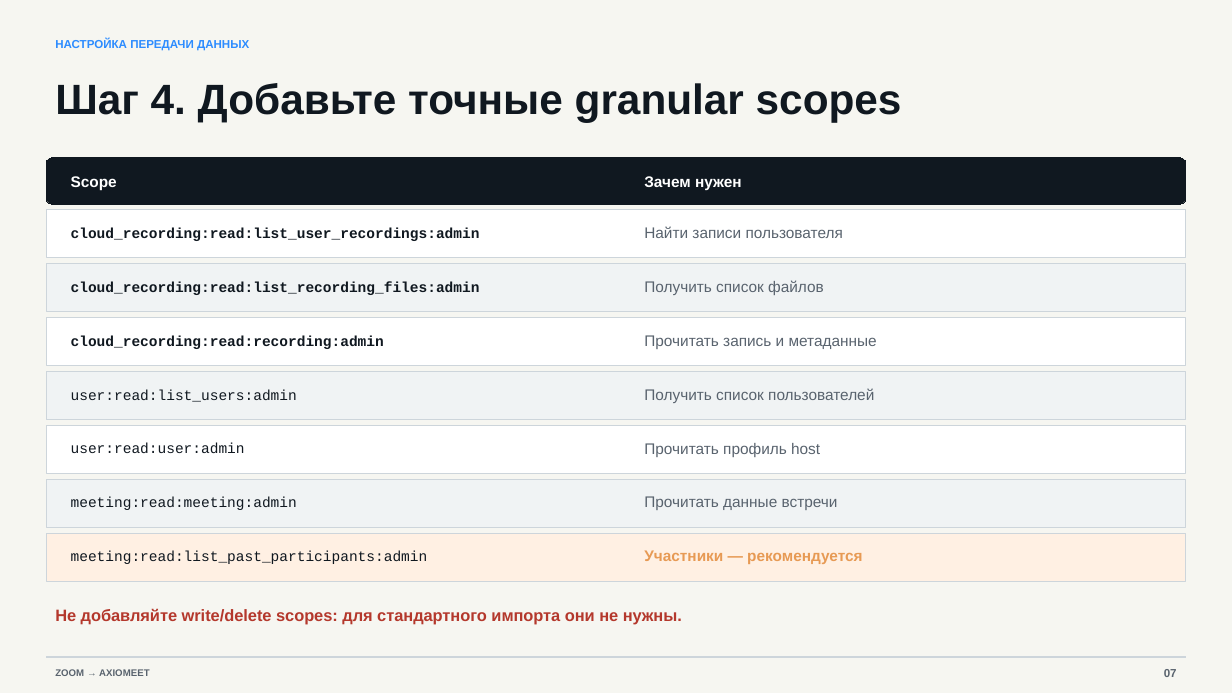
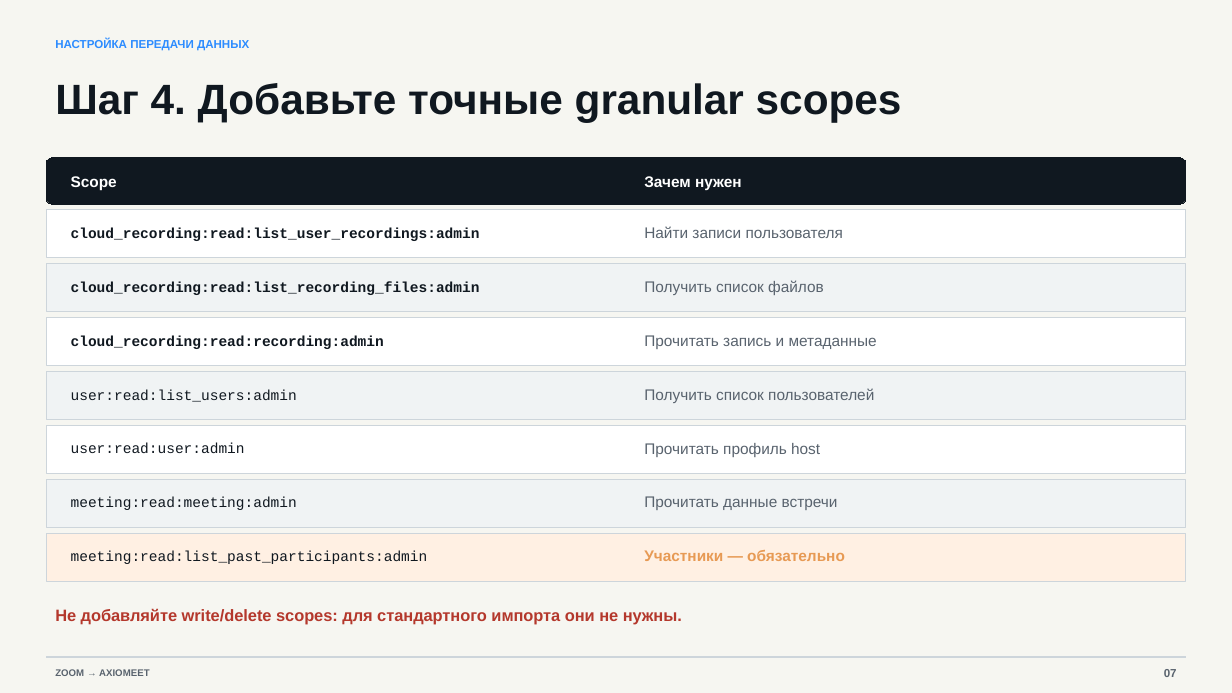
Before and after one commit to tomashevanatalia-tech/axiomeet-web, a slide deck: slide 7 of public/docs/Zoom_AxioMeet_setup_RU.pptx. Drawn at 1232x693 pixels with LibreOffice and Linux fonts; fonts in the diff are those of the drawing. Boxes give left, top, right and bottom in pixels: in the first picture for what was removed or moved away, otherwise in the second. Text is boxed around its words. In the diff, an @@ line names an element or a change of style, - is before the commit and + after.

Commit message:
Make Zoom participant scope mandatory (#12)
Treat the participant scope as required in the in-app guide and update the downloadable presentation.

```diff
--- a/public/docs/Zoom_AxioMeet_setup_RU.pptx
+++ b/public/docs/Zoom_AxioMeet_setup_RU.pptx
@@ text at box(644, 550, 845, 561): text changed @@
-Участники — рекомендуется
+Участники — обязательно
```
Also in this commit, not shown: 1 other file.
